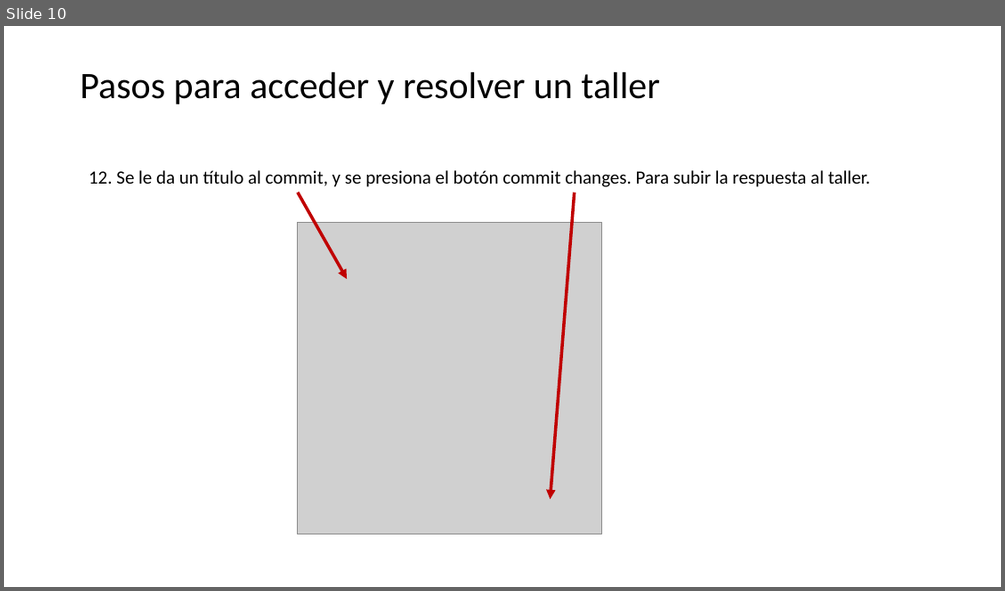
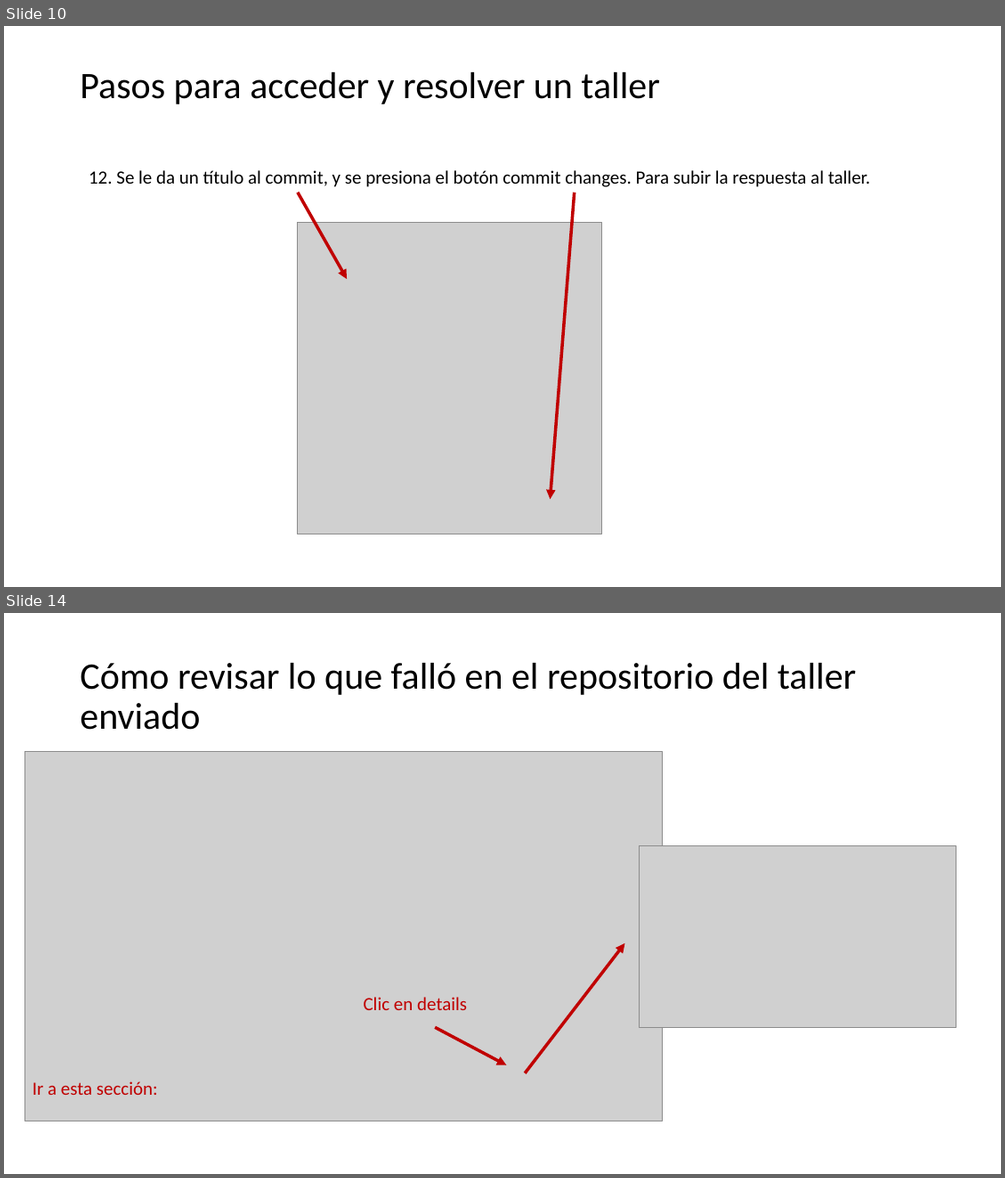
Before and after one commit to CesarLopez-Profe/Logica-de-programacion, a slide deck: Pasos_para_acceder_resolver_taller_offline.pptx. Shown one above the other, each under a label of ours: slide 10 before the commit, slides 10 and 14 after it; the slides between them are not shown. The pictures are 1005x591 and 1005x1178 pixels, drawn with LibreOffice and Linux fonts; fonts in the diff are those of the drawing; grey boxes stand for pictures. Boxes give left, top, right and bottom in pixels: in the first picture for what was removed or moved away, otherwise in the second. Text is boxed around its words. In the diff, an @@ line names an element or a change of style, - is before the commit and + after.

Commit message:
Actualizacion ppts condicionales y pasos para talleres en github

```diff
--- a/Pasos_para_acceder_resolver_taller_offline.pptx
+++ b/Pasos_para_acceder_resolver_taller_offline.pptx
@@ slide 14 added at <box>4,613,1001,1174</box>, background #FFFFFF @@
@@ title added at <box>80,663,856,730</box>, 36 pt, text #000000 @@
+Cómo revisar lo que falló en el repositorio del taller enviado
@@ picture added at <box>25,751,662,1121</box> @@
@@ picture added at <box>639,845,956,1027</box> @@
@@ arrow added from (526, 1073) to (624, 943), #C00000 3 pt @@
@@ text added at <box>364,997,467,1010</box>, 18 pt, text #C00000 @@
+Clic en details
@@ arrow added from (435, 1027) to (507, 1064), #C00000 3 pt @@
@@ text added at <box>32,1081,158,1094</box>, 18 pt, text #C00000 @@
+Ir a esta sección:
```
Also in this commit, not shown: 4 other slides added, 2 other files.
